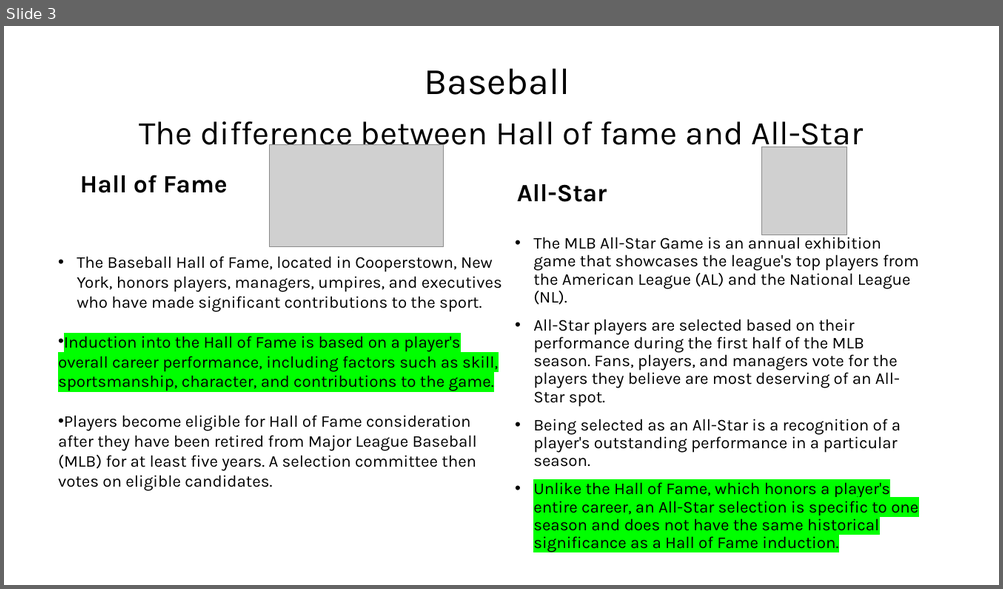
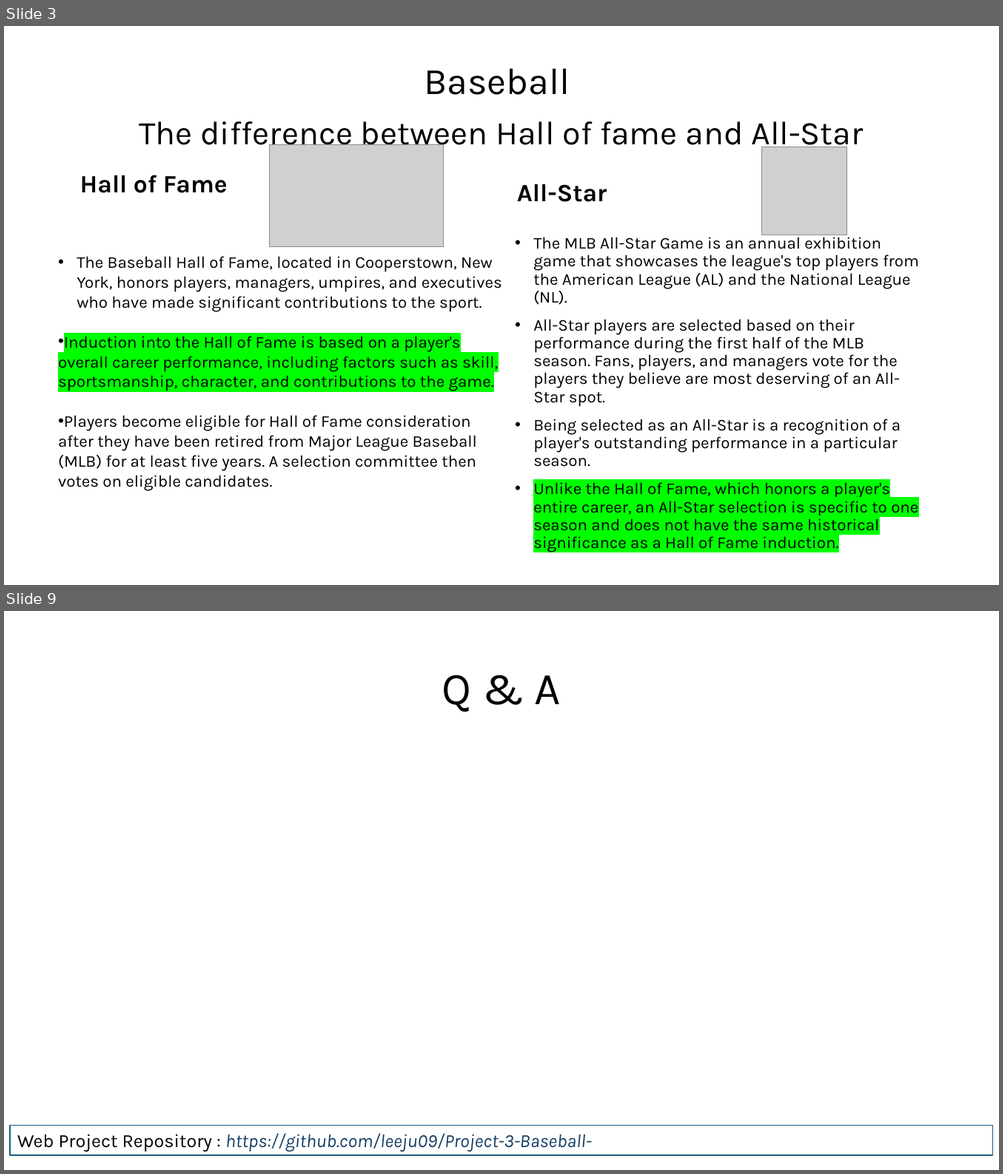
Before and after one commit to leeju09/Project-3-Baseball-, a slide deck: Presentation/Proect3_Group3.pptx. Shown one above the other, each under a label of ours: slide 3 before the commit, slides 3 and 9 after it; the slides between them are not shown. The pictures are 1003x589 and 1003x1174 pixels, drawn with LibreOffice and Linux fonts; fonts in the diff are those of the drawing; grey boxes stand for pictures. Boxes give left, top, right and bottom in pixels: in the first picture for what was removed or moved away, otherwise in the second. Text is boxed around its words. In the diff, an @@ line names an element or a change of style, - is before the commit and + after.

```diff
--- a/Presentation/Proect3_Group3.pptx
+++ b/Presentation/Proect3_Group3.pptx
@@ slide 9 added at [4,611,999,1170], background #FFFFFF @@
@@ title added at [441,675,560,712], 44 pt, text #000000 @@
+Q & A
@@ rectangle added at [10,1126,993,1156], outline #156082 1 pt, 18 pt, text #163E64, italic @@
+Web Project Repository : https://github.com/leeju09/Project-3-Baseball-
```
Also in this commit, not shown: 1 slide changed, 4 other slides added, 1 slide removed.
